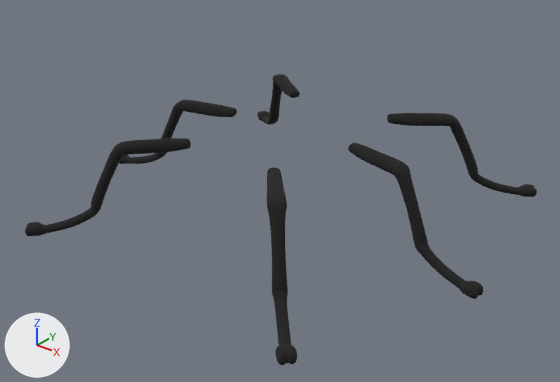
The Blender file Assets/Prefabs/Blender/FlyLegs.blend: old version first, new version second.
One viewpoint serves both versions: a 50 mm lens placed at (1.117, -1.377, 0.925), pointed at (0.035, -0.024, 0.086). The lights are fixed; the arrows at lower left show +X, +Y and +Z.
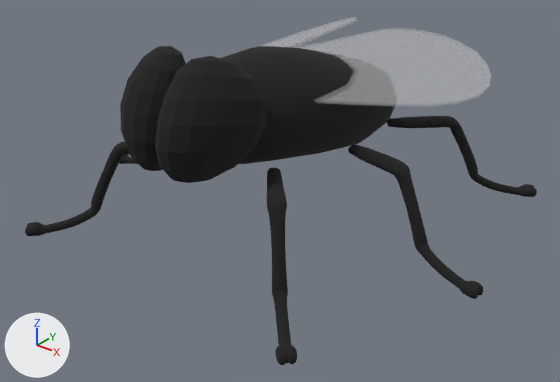
Where the newer file only moved an object's origin or applied its transform, the numbers keep the older frame.

The change, as a list of edits to the scene's bpy script:
```text
Add mat_wingsmaterial:
    mat_wingsmaterial = principled_material('WingsMaterial')
    mat_wingsmaterial.base_color = (0.8, 0.8, 0.8)  # white #e7e7e7
    mat_wingsmaterial.roughness = 1.0
    mat_wingsmaterial.alpha = 0.2
Change me_cube_001:
    where me_cube_001.from_pydata(...)  # 12684 vertices, 12672 faces; spans x -6.45..6.45, y -4.96..6.15, z -2.32..0.22
    used by ob_cube; location = (0.0, -0.024, 0.212); scale = (0.0905, 0.0905, 0.0905)
    me_cube_001 part 1: 943 of 12684 vertices moved; they spanned x -3.59..-1.6, y 3.22..4.85, z -1.03..0.22 and now span x -3.59..-1.59, y 3.2..4.85, z -1.03..0.15; mean shift (0.0, 0.0, -0.07); largest move (-1.65, 3.49, 0.12) -> (-1.63, 3.47, -0.03)
    me_cube_001 part 2: 943 of 12684 vertices moved; they spanned x 1.6..3.59, y 3.22..4.85, z -1.03..0.22 and now span x 1.61..3.59, y 3.2..4.85, z -1.03..0.15; mean shift (0.0, 0.0, -0.07); largest move (1.64, 3.5, 0.08) -> (1.65, 3.49, -0.06)
Add me_cube_002:
    me_cube_002.from_pydata(...)  # 342 vertices, 384 faces; spans x -0.178..0.19, y -0.425..0.465, z 0.121..0.485
    me_cube_002.materials.append(mat_legscolor)  # black #191919
Add me_plane_001:
    me_plane_001.from_pydata(...)  # 44 vertices, 24 faces; spans x -0.183..0.196, y -0.382..0.316, z -0.066..0.064
    me_plane_001.materials.append(mat_wingsmaterial)  # white #e7e7e7
Add me_plane:
    me_plane.from_pydata(...)  # 44 vertices, 24 faces; spans x -0.194..0.182, y -0.382..0.316, z -0.071..0.068
    me_plane.materials.append(mat_wingsmaterial)  # white #e7e7e7
Add ob_flybody_001:
    ob_flybody_001 = bpy.data.objects.new('FlyBody.001', me_cube_002)
    ob_flybody_001.location = (0.0, 0.01, 0.005)
Add ob_flywingright_001:
    ob_flywingright_001 = bpy.data.objects.new('FlyWingRight.001', me_plane_001)
    ob_flywingright_001.location = (0.163, 0.251, 0.364)
Add ob_flywingright:
    ob_flywingright = bpy.data.objects.new('FlyWingRight', me_plane)
    ob_flywingright.location = (-0.166, 0.252, 0.364)
    ob_flywingright.rotation_euler = (0.00704, 0.00185, 0.00129)  # degrees (0.4, 0.1, 0.1)
```

Location of each change, (x1, y1, x2, y2) in pixels of the pictures (560 x 382 px; the box of a moved part takes in the faces that stretch with it):
'FlyBody.001', added (black)
    after: (120, 46, 395, 183)
'Cube', reshaped
    before: (25, 74, 537, 365)
    after: (25, 116, 537, 365)
'FlyWingRight.001', added
    after: (295, 28, 491, 107)
'FlyWingRight', added
    after: (261, 17, 357, 48)
part 1 of me_cube_001, moved or reshaped (not visible afterwards)
    before: (272, 74, 300, 107)
part 2 of me_cube_001, moved or reshaped
    before: (387, 113, 470, 155)
    after: (387, 116, 470, 155)
